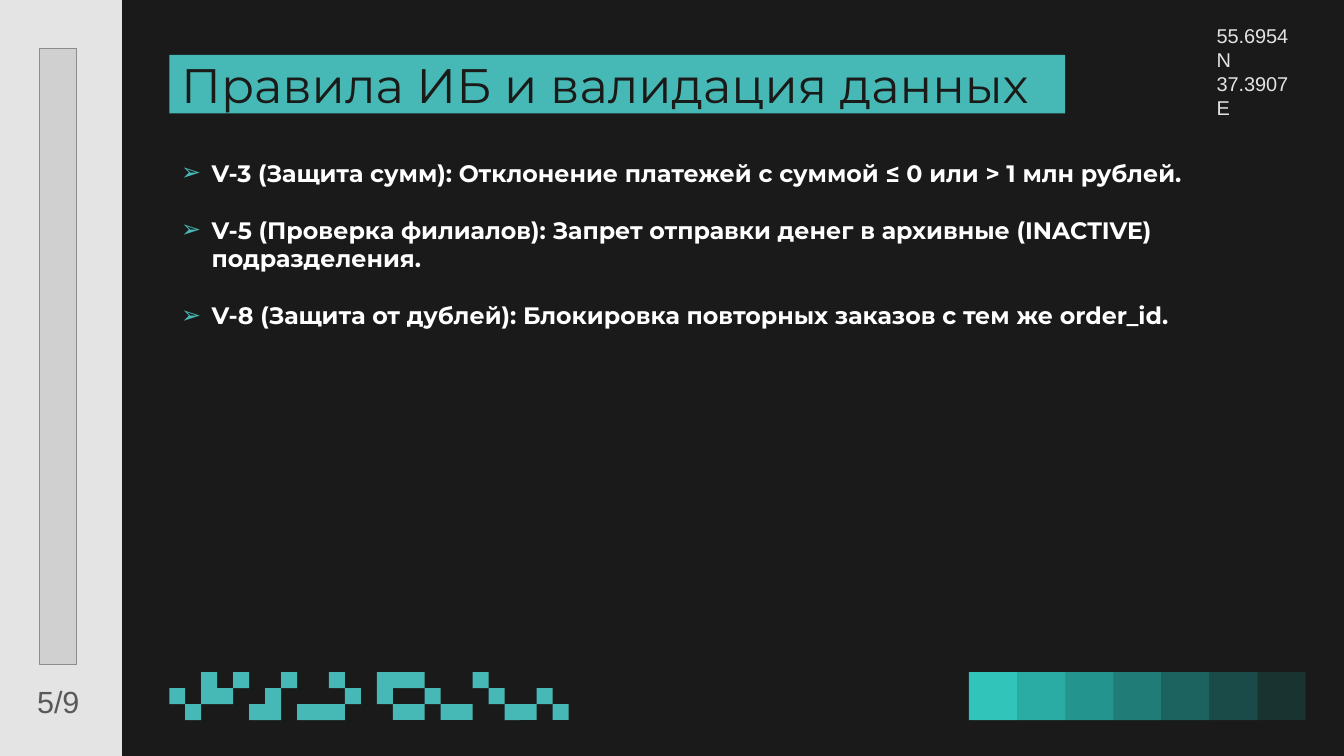
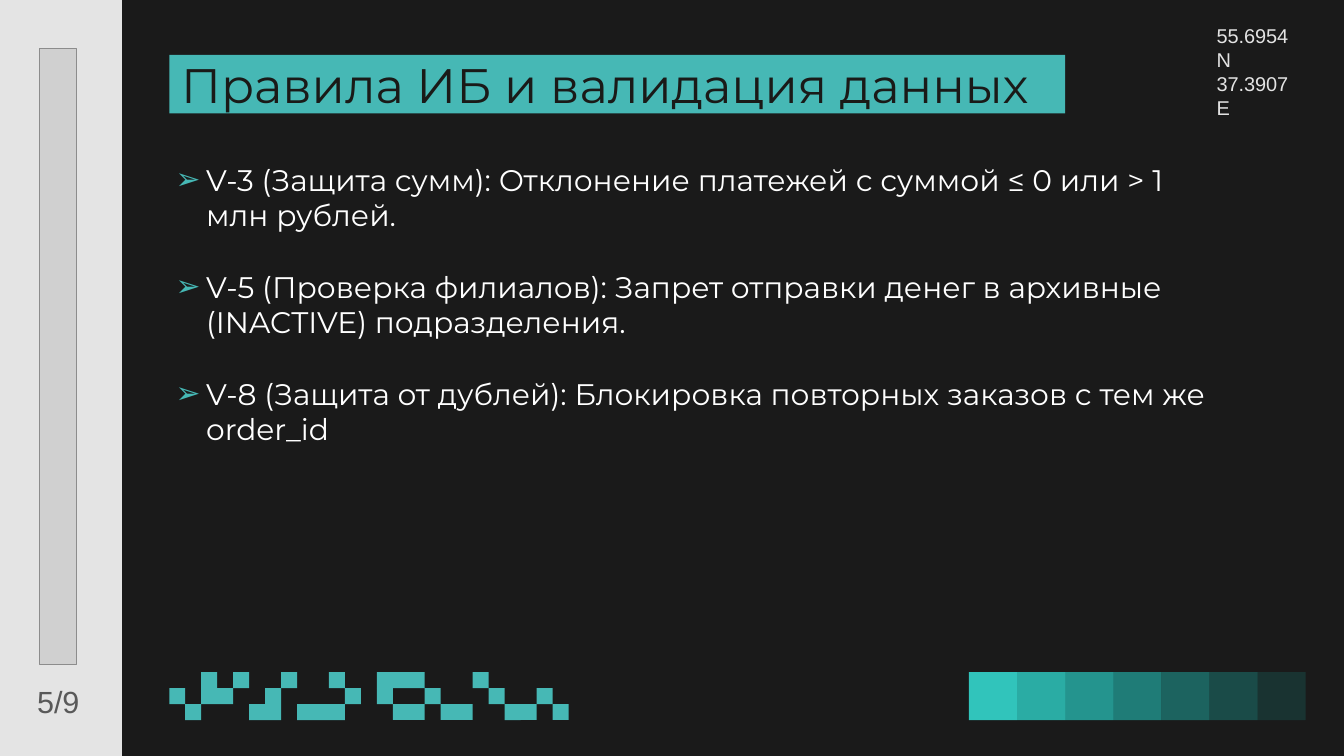
Before and after one commit to annasirobokova82-web/team_1_case_1, a slide deck: slide 6 of 06_презентация_и_приложение/Презентация.pptx. Drawn at 1344x756 pixels with LibreOffice and Linux fonts; fonts in the diff are those of the drawing; grey boxes stand for pictures; background and template pictures are left out. Boxes give left, top, right and bottom in pixels: in the first picture for what was removed or moved away, otherwise in the second. Text is boxed around its words. In the diff, an @@ line names an element or a change of style, - is before the commit and + after.

```diff
--- a/06_презентация_и_приложение/Презентация.pptx
+++ b/06_презентация_и_приложение/Презентация.pptx
@@ text at [206, 169, 1163, 339]: size 28 to 35 pt, bold off in "V-3 (Защита сумм): Отклонение платежей с суммой ...", "V-5 (Проверка филиалов): Запрет отправки денег в ..."; indent changed @@
@@ text at [206, 382, 1204, 442]: text changed; size 28 to 35 pt; bold off @@
-➢ V-8 (Защита от дублей): Блокировка повторных заказов с тем же order_id.
+➢ V-8 (Защита от дублей): Блокировка повторных заказов с тем же order_id
```
Also in this commit, not shown: 3 other slides changed, 8 other files.
